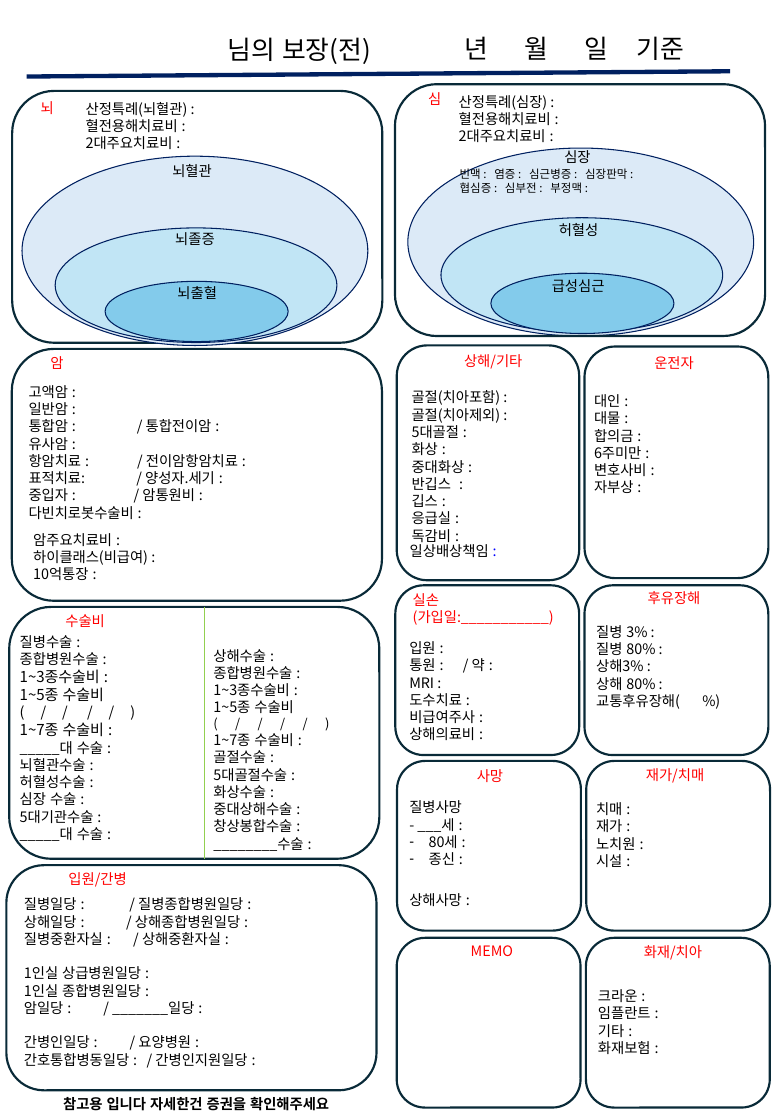
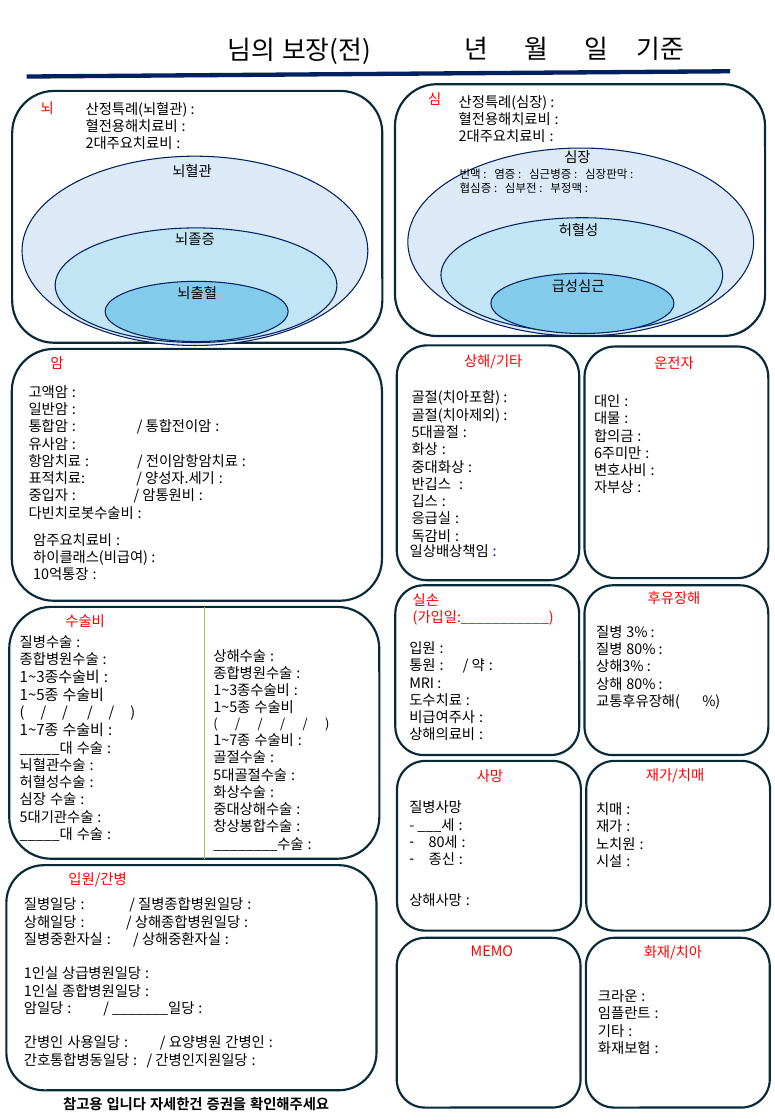
Before and after one commit to bokkile83-ui/barum-bunseok-backend, a slide deck: slide 1 of ppt_form.pptx. Drawn at 775x1120 pixels with LibreOffice and Linux fonts; fonts in the diff are those of the drawing. Boxes give left, top, right and bottom in pixels: in the first picture for what was removed or moved away, otherwise in the second. Text is boxed around its words. In the diff, an @@ line names an element or a change of style, - is before the commit and + after.

```diff
--- a/ppt_form.pptx
+++ b/ppt_form.pptx
@@ text at (24,1035,265,1048): text changed @@
-간병인일당 : / 요양병원 :
+간병인 사용일당 : / 요양병원 간병인 :
```
Also in this commit, not shown: 10 other files.
